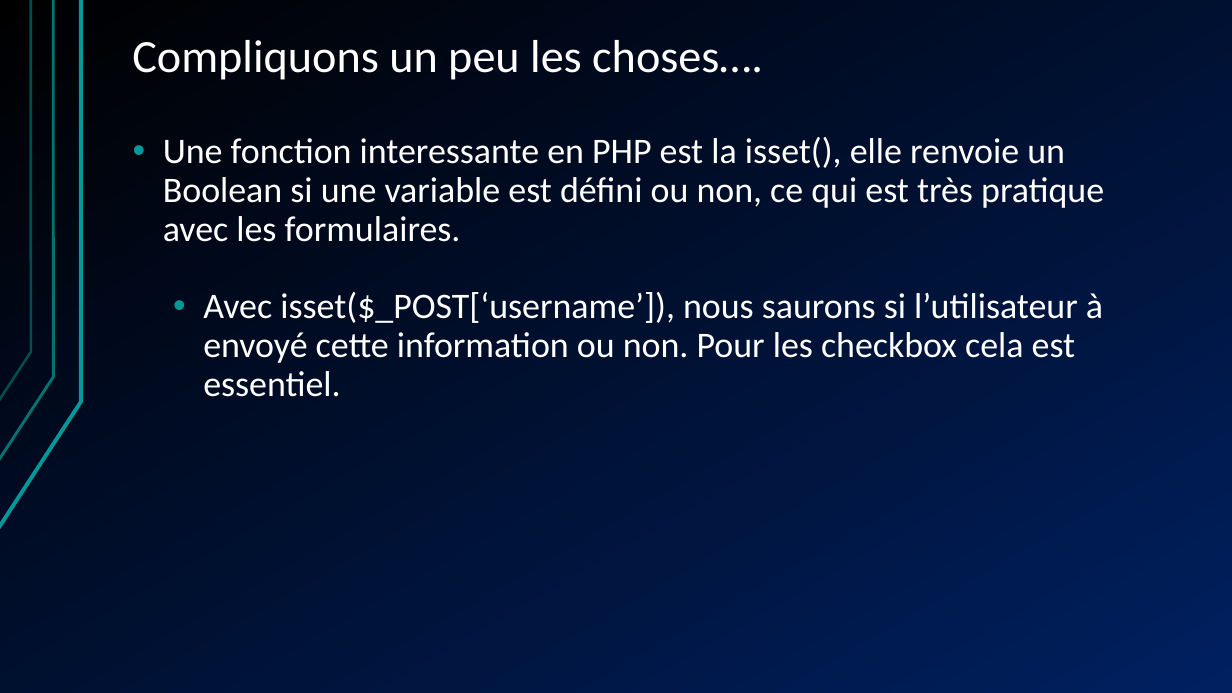
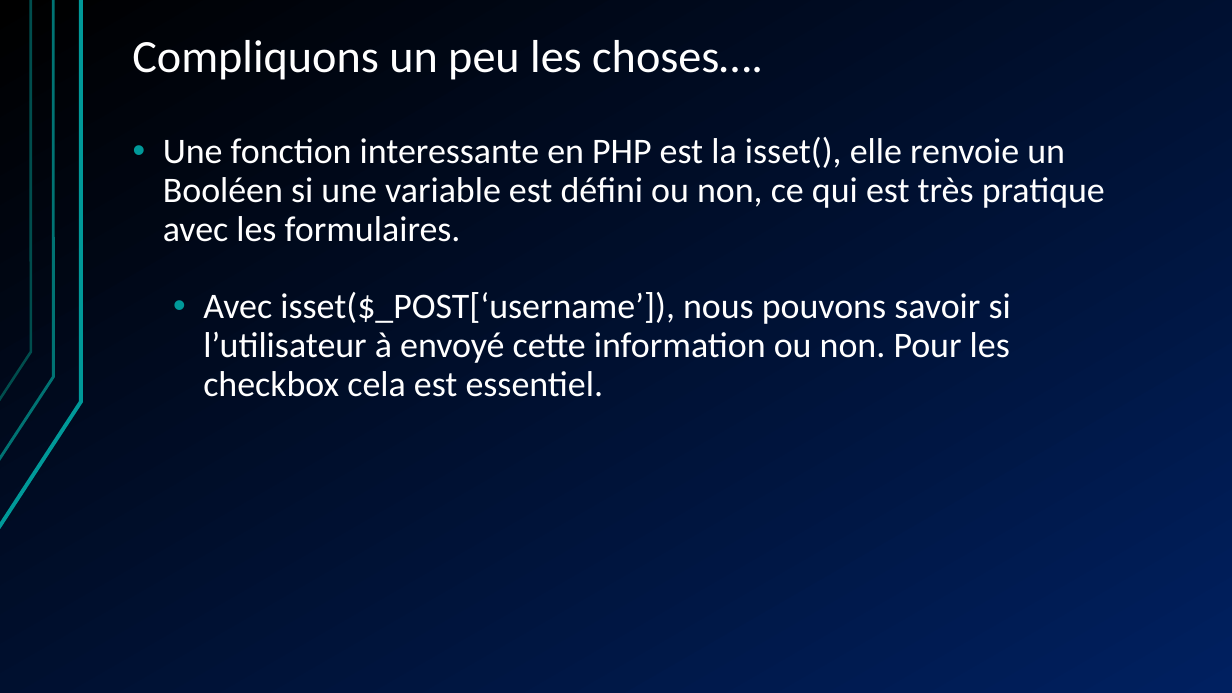
Before and after one commit to shyne99/formation-web, a slide deck: slide 25 of Seance 3 - Interaction utilisateur.ppt (slide 26 before the commit). Drawn at 1232x693 pixels with LibreOffice and Linux fonts; fonts in the diff are those of the drawing. Boxes give left, top, right and bottom in pixels: in the first picture for what was removed or moved away, otherwise in the second. Text is boxed around its words. In the diff, an @@ line names an element or a change of style, - is before the commit and + after.

```diff
--- a/Seance 3 - Interaction utilisateur.ppt
+++ b/Seance 3 - Interaction utilisateur.ppt
@@ text at [163, 137, 1105, 397]: text changed @@
-• Une fonction interessante en PHP est la isset(), elle renvoie un Boolean si une variable est défini ou non, ce qui est très pratique avec les formulaires.
-  • Avec isset($_POST[‘username’]), nous saurons si l’utilisateur à envoyé cette information ou non. Pour les checkbox cela est essentiel.
+• Une fonction interessante en PHP est la isset(), elle renvoie un Booléen si une variable est défini ou non, ce qui est très pratique avec les formulaires.
+  • Avec isset($_POST[‘username’]), nous pouvons savoir si l’utilisateur à envoyé cette information ou non. Pour les checkbox cela est essentiel.
```
Also in this commit, not shown: 18 other slides changed, 1 slide removed, 4 other files.
